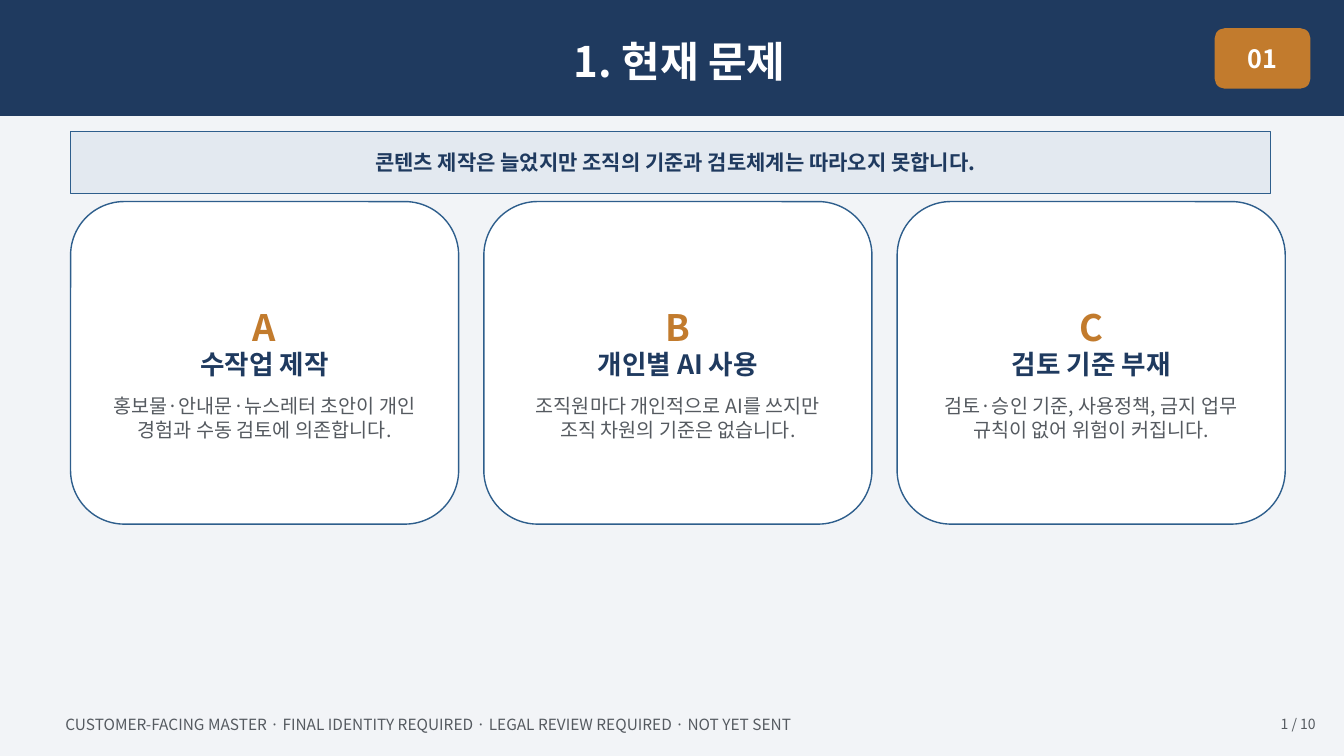
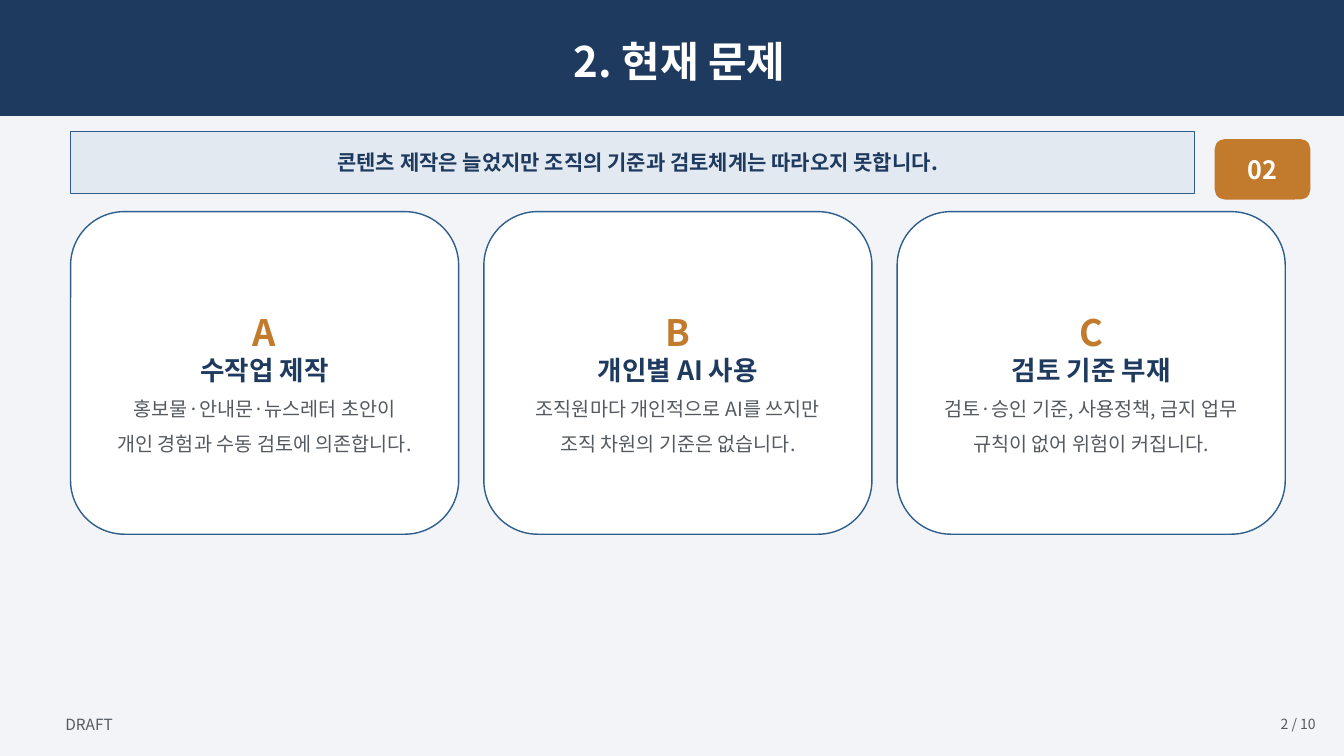
Before and after one commit to skerishKang/ai-revenue-lab, a slide deck: slide 2 of docs/commercial/business-35-ai-media-education-dx/customer-package/Business35_Master_Proposal_10p.pptx (slide 1 before the commit). Drawn at 1344x756 pixels with LibreOffice and Linux fonts; fonts in the diff are those of the drawing. Boxes give left, top, right and bottom in pixels: in the first picture for what was removed or moved away, otherwise in the second. Text is boxed around its words. In the diff, an @@ line names an element or a change of style, - is before the commit and + after.

```diff
--- a/docs/commercial/business-35-ai-media-education-dx/customer-package/Business35_Master_Proposal_10p.pptx
+++ b/docs/commercial/business-35-ai-media-education-dx/customer-package/Business35_Master_Proposal_10p.pptx
@@ text in rectangle at (574, 41, 785, 81): text changed @@
-1. 현재 문제
+2. 현재 문제
@@ rectangle "콘텐츠 제작은 늘었지만 조직의 기준과 ...": place and size @@
-rectangle "콘텐츠 제작은 늘었지만 조직의 기준과 ..." at (71, 131, 1270, 194)
+rectangle "콘텐츠 제작은 늘었지만 조직의 기준과 ..." at (71, 131, 1195, 194)
@@ rounded rectangle "02": place and size @@
-rounded rectangle "02" at (1215, 28, 1311, 89)
+rounded rectangle "02" at (1215, 139, 1311, 200)
@@ text in rounded rectangle at (1248, 160, 1278, 180): text changed @@
-01
+02
@@ 3 rounded rectangles: place and size @@
-3 rounded rectangles at (71, 202, 1286, 524)
+3 rounded rectangles at (71, 212, 1286, 534)
@@ text in rounded rectangle at (117, 399, 412, 453): text changed @@
-홍보물·안내문·뉴스레터 초안이 개인 경험과 수동 검토에 의존합니다.
+홍보물·안내문·뉴스레터 초안이
+개인 경험과 수동 검토에 의존합니다.
@@ text in rounded rectangle at (536, 400, 820, 453): text changed @@
-조직원마다 개인적으로 AI를 쓰지만 조직 차원의 기준은 없습니다.
+조직원마다 개인적으로 AI를 쓰지만
+조직 차원의 기준은 없습니다.
@@ text in rounded rectangle at (945, 400, 1237, 453): text changed @@
-검토·승인 기준, 사용정책, 금지 업무 규칙이 없어 위험이 커집니다.
+검토·승인 기준, 사용정책, 금지 업무
+규칙이 없어 위험이 커집니다.
@@ text at (65, 718, 112, 730): text changed @@
-CUSTOMER-FACING MASTER · FINAL IDENTITY REQUIRED · LEGAL REVIEW REQUIRED · NOT YET SENT
+DRAFT
@@ text at (1281, 718, 1316, 729): text changed @@
-1 / 10
+2 / 10
```
Also in this commit, not shown: 8 other slides changed, 1 slide added, 1 slide removed, 25 other files.
